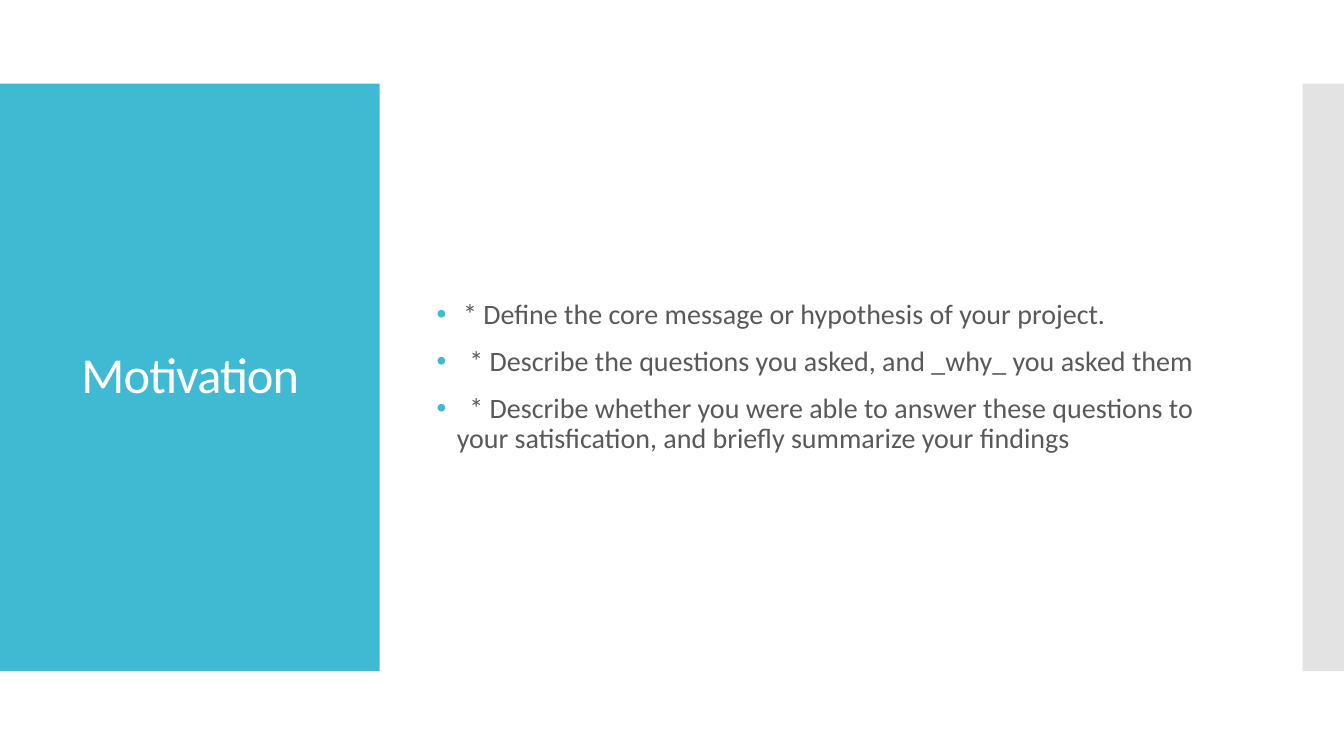
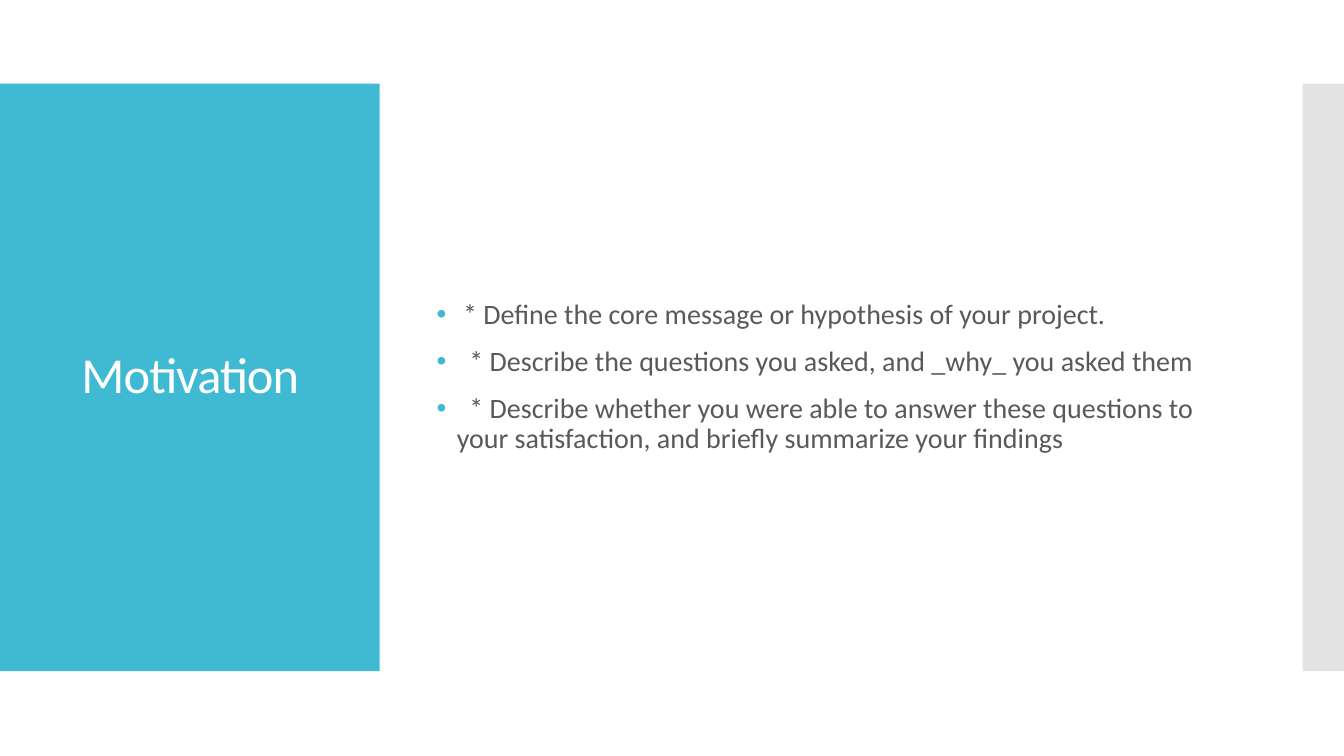
Before and after one commit to minxstm/Bootcamp_Project_1, a slide deck: slide 3 of Weather and Crime Data Analysis Presentation.pptx. Drawn at 1344x756 pixels with LibreOffice and Linux fonts; fonts in the diff are those of the drawing. Boxes give left, top, right and bottom in pixels: in the first picture for what was removed or moved away, otherwise in the second. Text is boxed around its words. In the diff, an @@ line names an element or a change of style, - is before the commit and + after.

Commit message:
add ppt

```diff
--- a/Weather and Crime Data Analysis Presentation.pptx
+++ b/Weather and Crime Data Analysis Presentation.pptx
@@ text at box(457, 398, 1193, 453): text changed @@
-• * Describe whether you were able to answer these questions to your satisfication, and briefly summarize your findings
+• * Describe whether you were able to answer these questions to your satisfaction, and briefly summarize your findings
```
